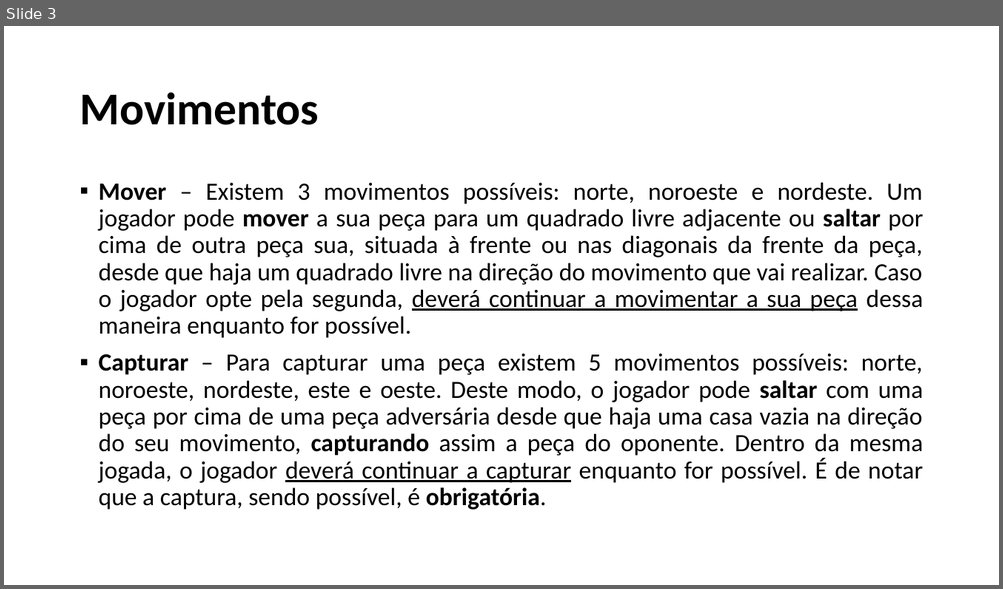
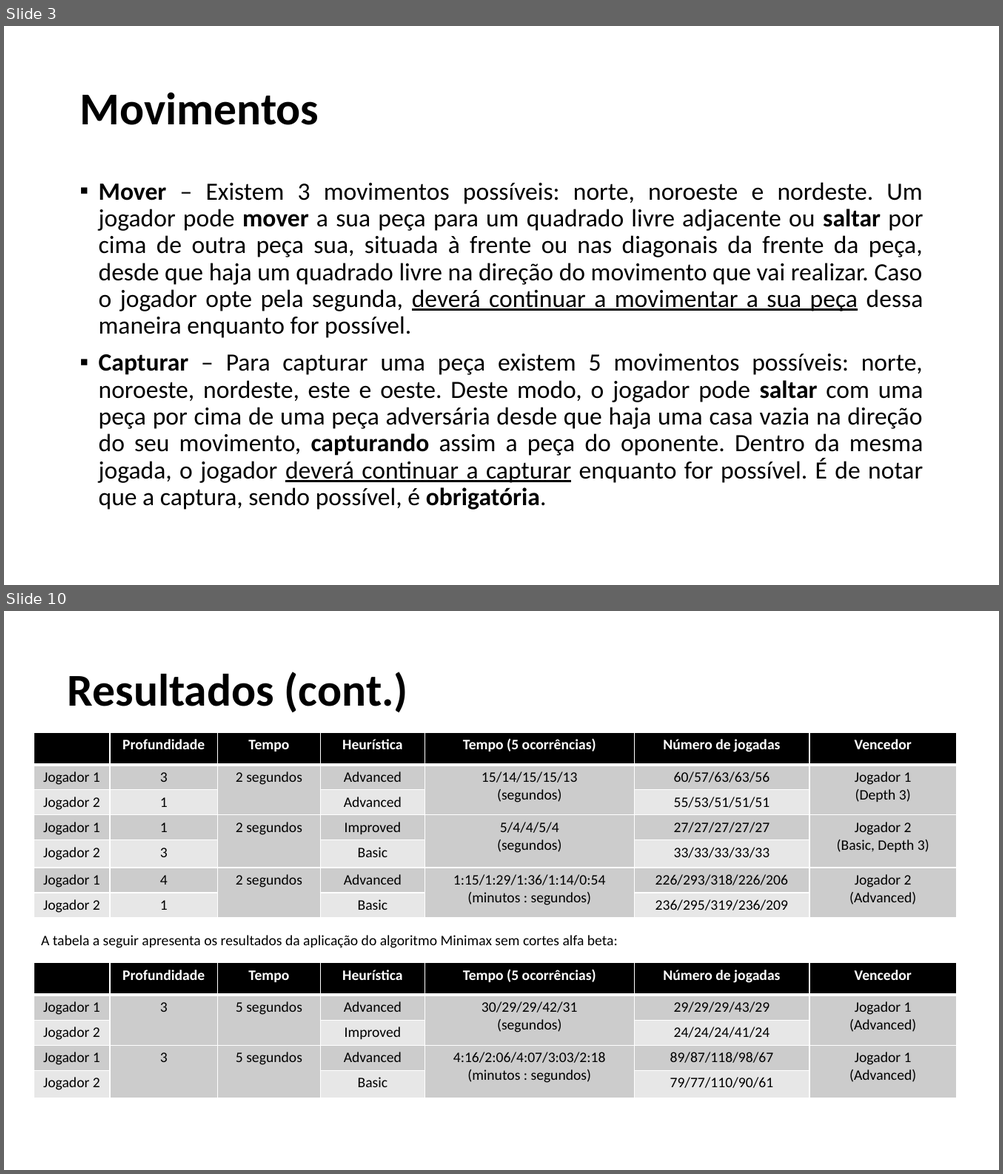
Before and after one commit to SergioDias47/Eximo, a slide deck: docs/IART-Eximo.pptx. Shown one above the other, each under a label of ours: slide 3 before the commit, slides 3 and 10 after it; the slides between them are not shown. The pictures are 1003x589 and 1003x1174 pixels, drawn with LibreOffice and Linux fonts; fonts in the diff are those of the drawing. Boxes give left, top, right and bottom in pixels: in the first picture for what was removed or moved away, otherwise in the second. Text is boxed around its words. In the diff, an @@ line names an element or a change of style, - is before the commit and + after.

Commit message:
Modifications to the ppt and created minimax without pruning

```diff
--- a/docs/IART-Eximo.pptx
+++ b/docs/IART-Eximo.pptx
@@ slide 10 added at (4, 611, 999, 1170), background #FFFFFF @@
@@ text added at (68, 672, 408, 712), 44 pt, text #000000, bold @@
+Resultados (cont.)
@@ table added at (34, 732, 957, 917), 7 rows, 7 columns @@
+ | Profundidade | Tempo | Heurística | Tempo (5 ocorrências) | Número de jogadas | Vencedor
+Jogador 1 | 3 | 2 segundos | Advanced | 15/14/15/15/13 / (segundos) | 60/57/63/63/56 | Jogador 1 / (Depth 3)
+Jogador 2 | 1 |  | Advanced |  | 55/53/51/51/51 | 
+Jogador 1 | 1 | 2 segundos | Improved | 5/4/4/5/4 / (segundos) | 27/27/27/27/27 | Jogador 2 / (Basic, Depth 3)
+Jogador 2 | 3 |  | Basic |  | 33/33/33/33/33 | 
+Jogador 1 | 4 | 2 segundos | Advanced | 1:15/1:29/1:36/1:14/0:54 / (minutos : segundos) | 226/293/318/226/206 | Jogador 2 / (Advanced)
+Jogador 2 | 1 |  | Basic |  | 236/295/319/236/209 | 
@@ text added at (41, 935, 617, 948), 14 pt, text #000000 @@
+A tabela a seguir apresenta os resultados da aplicação do algoritmo Minimax sem cortes alfa beta:
@@ table added at (34, 963, 957, 1097), 5 rows, 7 columns @@
+ | Profundidade | Tempo | Heurística | Tempo (5 ocorrências) | Número de jogadas | Vencedor
+Jogador 1 | 3 | 5 segundos | Advanced | 30/29/29/42/31 / (segundos) | 29/29/29/43/29 | Jogador 1 / (Advanced)
+Jogador 2 |  |  | Improved |  | 24/24/24/41/24 | 
+Jogador 1 | 3 | 5 segundos | Advanced | 4:16/2:06/4:07/3:03/2:18 / (minutos : segundos) | 89/87/118/98/67 | Jogador 1 / (Advanced)
+Jogador 2 |  |  | Basic |  | 79/77/110/90/61 | 
```
Also in this commit, not shown: 5 slides changed, 6 other slides added, 3 other files.
